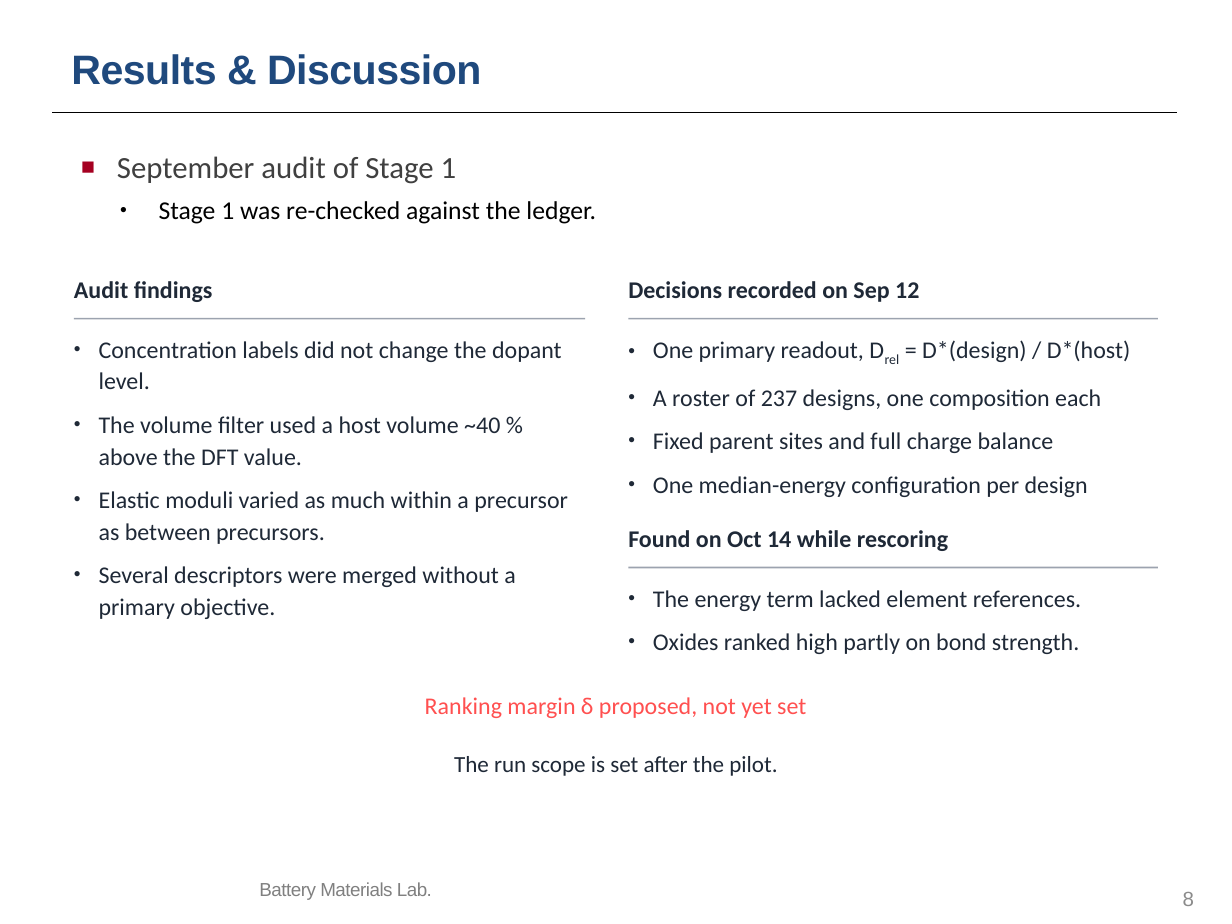
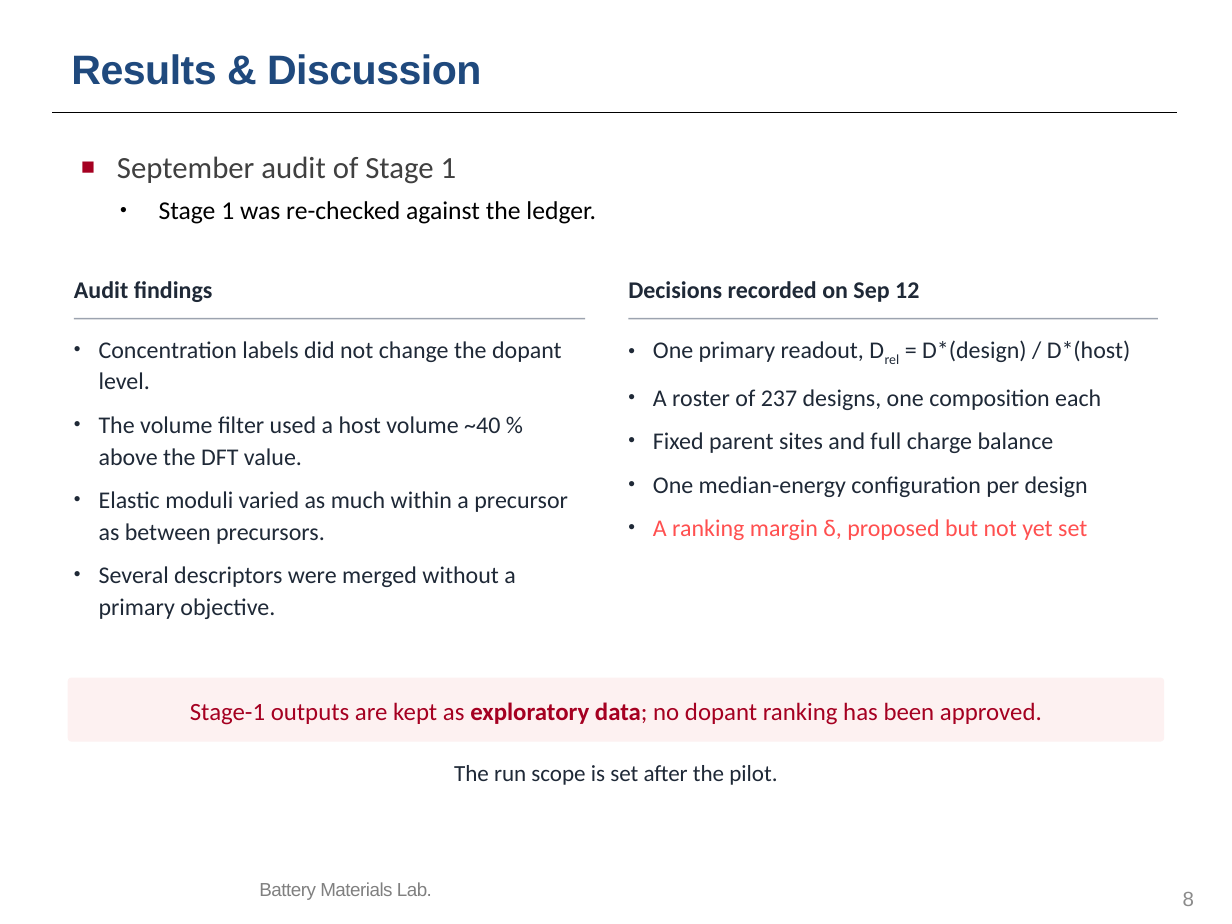
Before and after one commit to yonghoon7153-source/Yonghoon-DEM-DFT, a slide deck: slide 8 of kb/seminars/Research_Seminar_2026_10_13_cascade_progress_lean.pptx. Drawn at 1232x924 pixels with LibreOffice and Linux fonts; fonts in the diff are those of the drawing; background and template pictures are left out. Boxes give left, top, right and bottom in pixels: in the first picture for what was removed or moved away, otherwise in the second. Text is boxed around its words. In the diff, an @@ line names an element or a change of style, - is before the commit and + after.

```diff
--- a/kb/seminars/Research_Seminar_2026_10_13_cascade_progress_lean.pptx
+++ b/kb/seminars/Research_Seminar_2026_10_13_cascade_progress_lean.pptx
@@ text removed at <box>628,530,948,551</box> @@
-Found on Oct 14 while rescoring
@@ text at <box>653,519,1087,540</box>: paragraph added @@
+• A ranking margin δ, proposed but not yet set
@@ rectangle removed at <box>628,567,1158,568</box> @@
@@ text removed at <box>653,590,1081,654</box> @@
-• The energy term lacked element references.
-• Oxides ranked high partly on bond strength.
@@ rounded rectangle added at <box>68,678,1164,742</box>, fill #FDF1F1, 14.5 pt, text #A50021 @@
+Stage-1 outputs are kept as exploratory data; no dopant ranking has been approved.
@@ text removed at <box>425,697,806,718</box> @@
-Ranking margin δ proposed, not yet set
@@ text "The run scope is set ...": place and size @@
-text "The run scope is set ..." at <box>454,756,777,776</box>
+text "The run scope is set ..." at <box>454,765,777,785</box>
```
Also in this commit, not shown: 1 other slide changed, 4 slides added, 18 other files.
